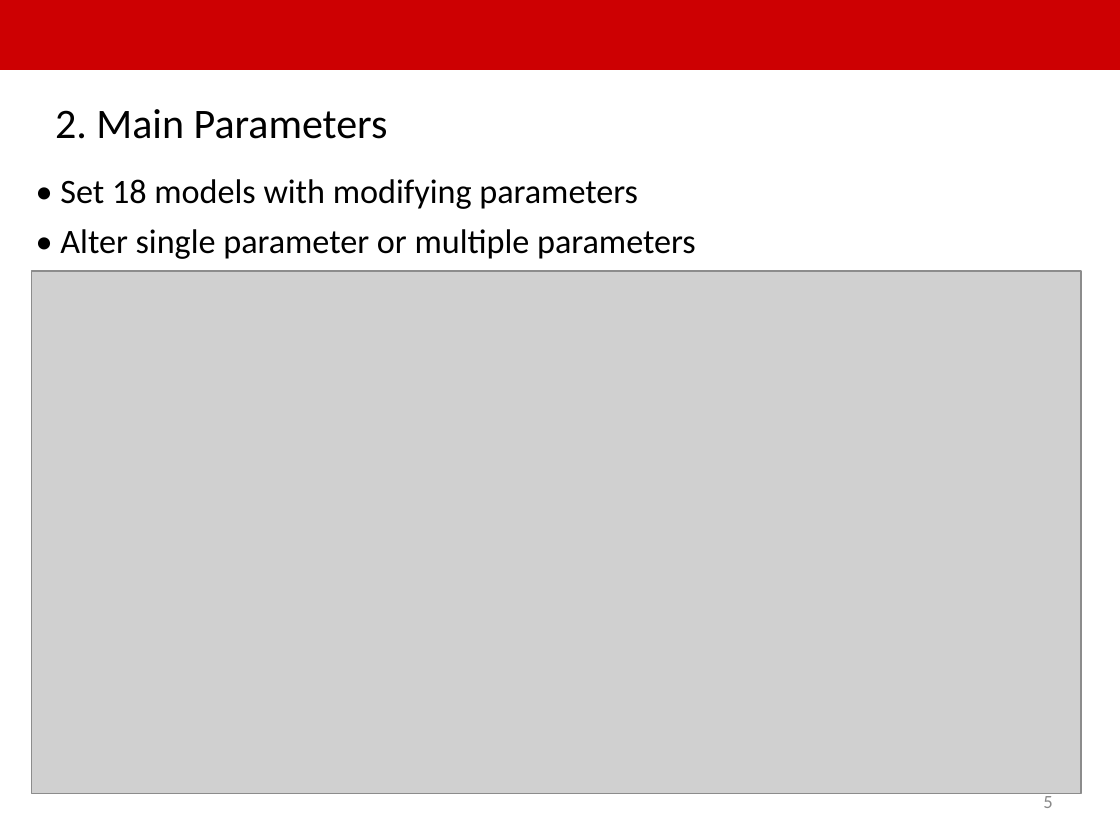
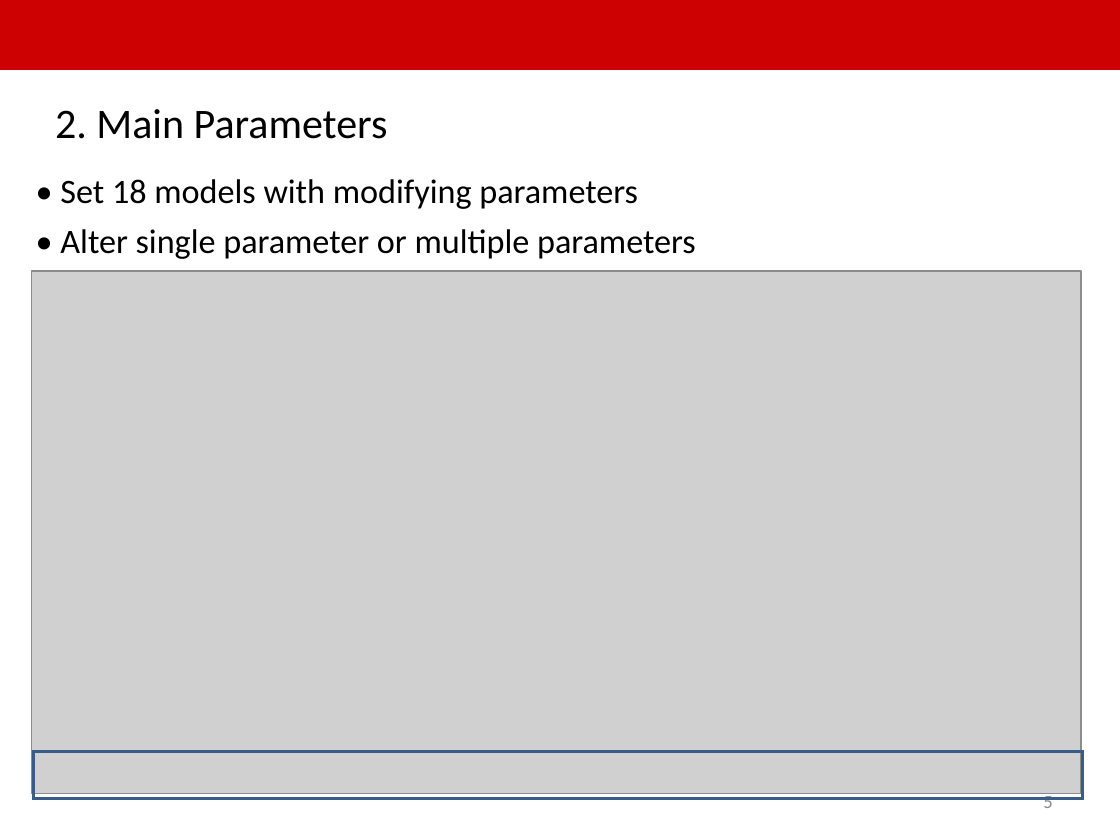
Before and after one commit to rockandroll123/AI-learning, a slide deck: slide 5 of keras.ppt. Drawn at 1120x840 pixels with LibreOffice and Linux fonts; fonts in the diff are those of the drawing; grey boxes stand for pictures; background and template pictures are left out. Boxes give left, top, right and bottom in pixels: in the first picture for what was removed or moved away, otherwise in the second. Text is boxed around its words. In the diff, an @@ line names an element or a change of style, - is before the commit and + after.

```diff
--- a/keras.ppt
+++ b/keras.ppt
@@ rectangle added at bbox=[34, 752, 1083, 799], outline #385D8A 2.01 pt @@
```
